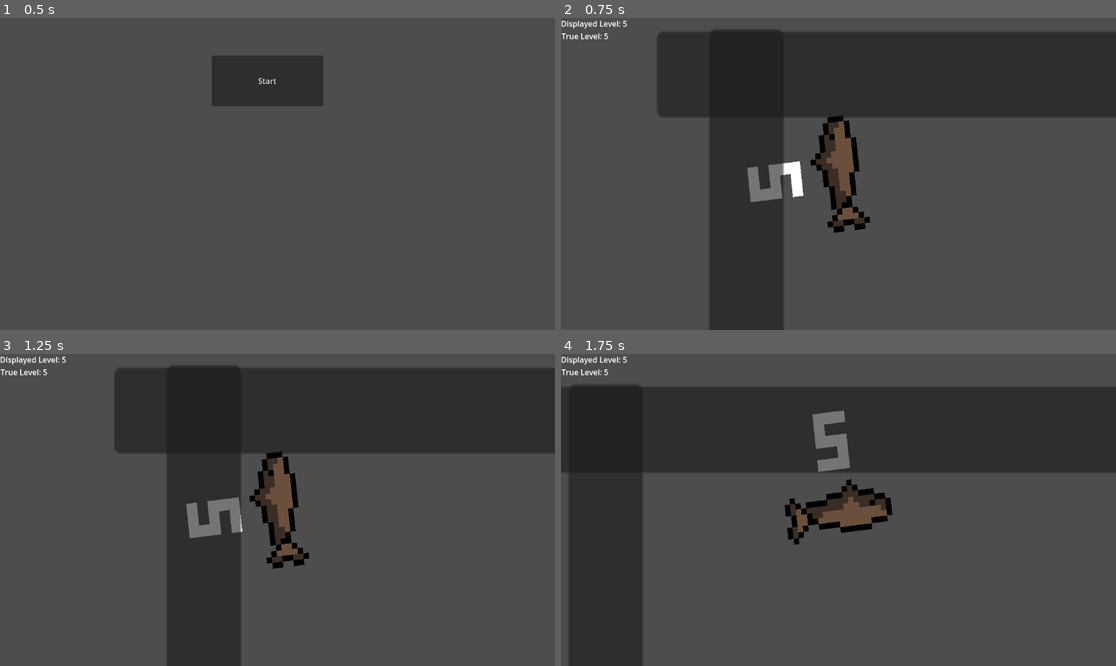
Above: before the commit, frames 1-4 (two rows, left to right).
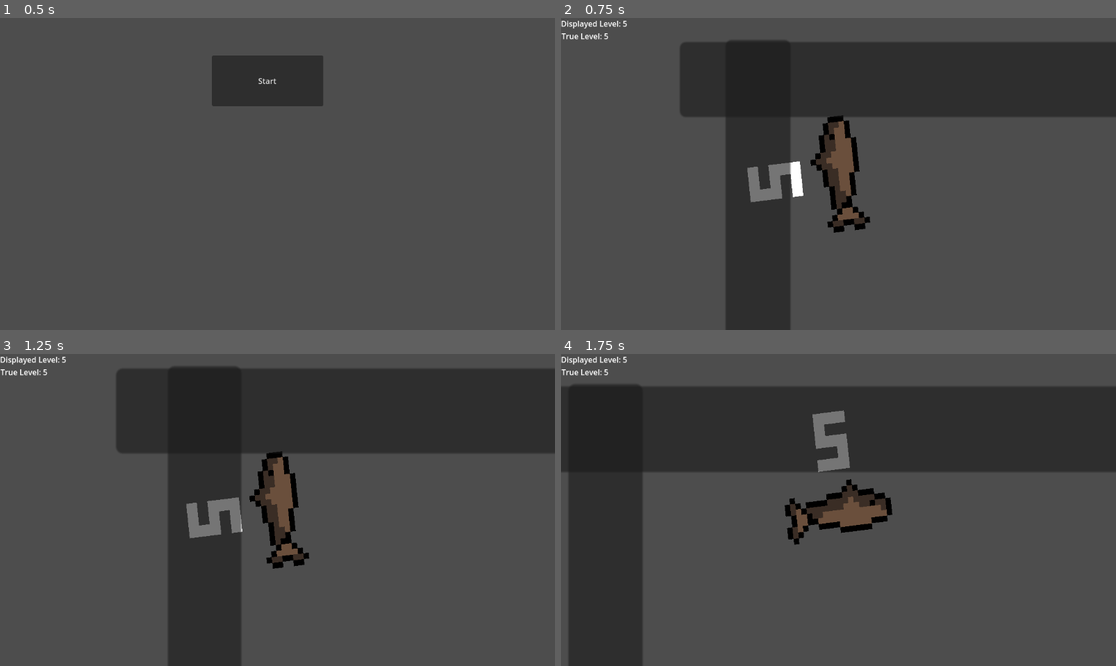
Above: after the commit, the same moments.

Repository: RomIsALemon/FishEatGame
Game: Godot game, scene res://main.tscn
Same seed, same stepped clock (60 frames per second), same inputs: the game is played once before the commit and once after it.
Inputs (mouse positions are in pixels of both pictures, inside the frame that each line leads up to):
- Up to frame 1 (0.5 s): no input
- Up to frame 2 (0.75 s): click "Start" at 0.5 s
- Up to frame 3 (1.25 s): no input
- Up to frame 4 (1.75 s): tap Enter (ui_accept) at 1.25, 1.52 s; move the mouse to (960, 494) at 1.27 s

Frame 1 is identical in both runs. In frame 2, 6.1% of the frame differs, in the area x 17-100%, y 3-100%; in frame 3, less than 0.1%; in frame 4, less than 0.1%.

Commit message:
Add lerp for smooth player scale transition

Diff:
--- a/player/player.gd
+++ b/player/player.gd
@@ -6,13 +6,14 @@
 var level = 5 # true level
 var currentlevel = level # displayed level and temporary level
 var can_use_powerup = true
+var scaleSpeed = 5
 
 @onready var level_label = get_node("Label")
 @onready var camera = get_node("Camera2D")
 
 func _physics_process(delta):
-	scale.x = 1 + currentlevel/3.5
-	scale.y = 1 + currentlevel/3.5
+	var target_scale := Vector2(1 + currentlevel/3.5, 1 + currentlevel/3.5)
+	scale = scale.lerp(target_scale, scaleSpeed * delta)
 	# work on camera zooming out depending on fish scale
 	camera.zoom.x = ((camera.get_viewport().size.x/100) / scale.x)
 	camera.zoom.y = ((camera.get_viewport().size.y/54) / scale.y)
